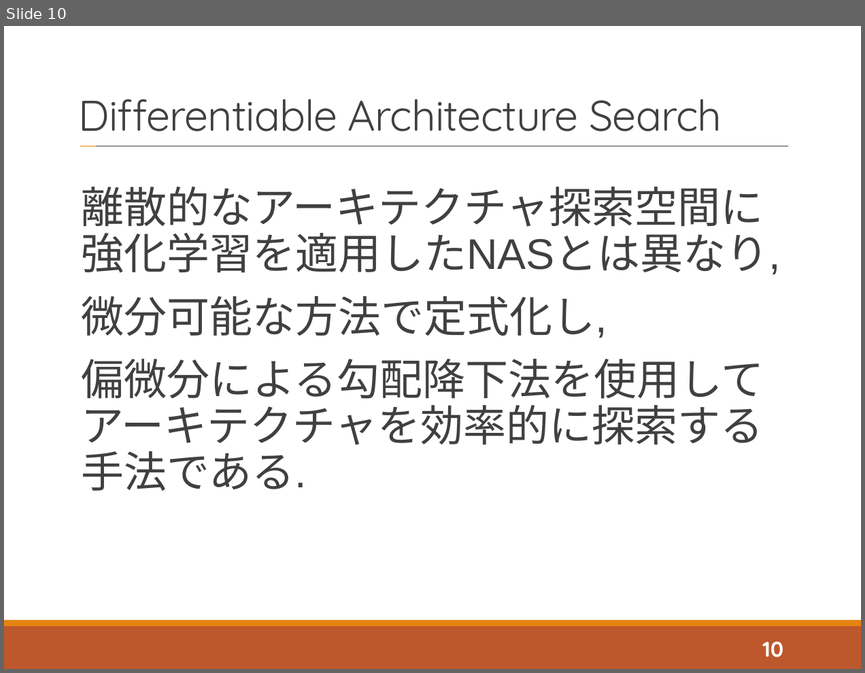
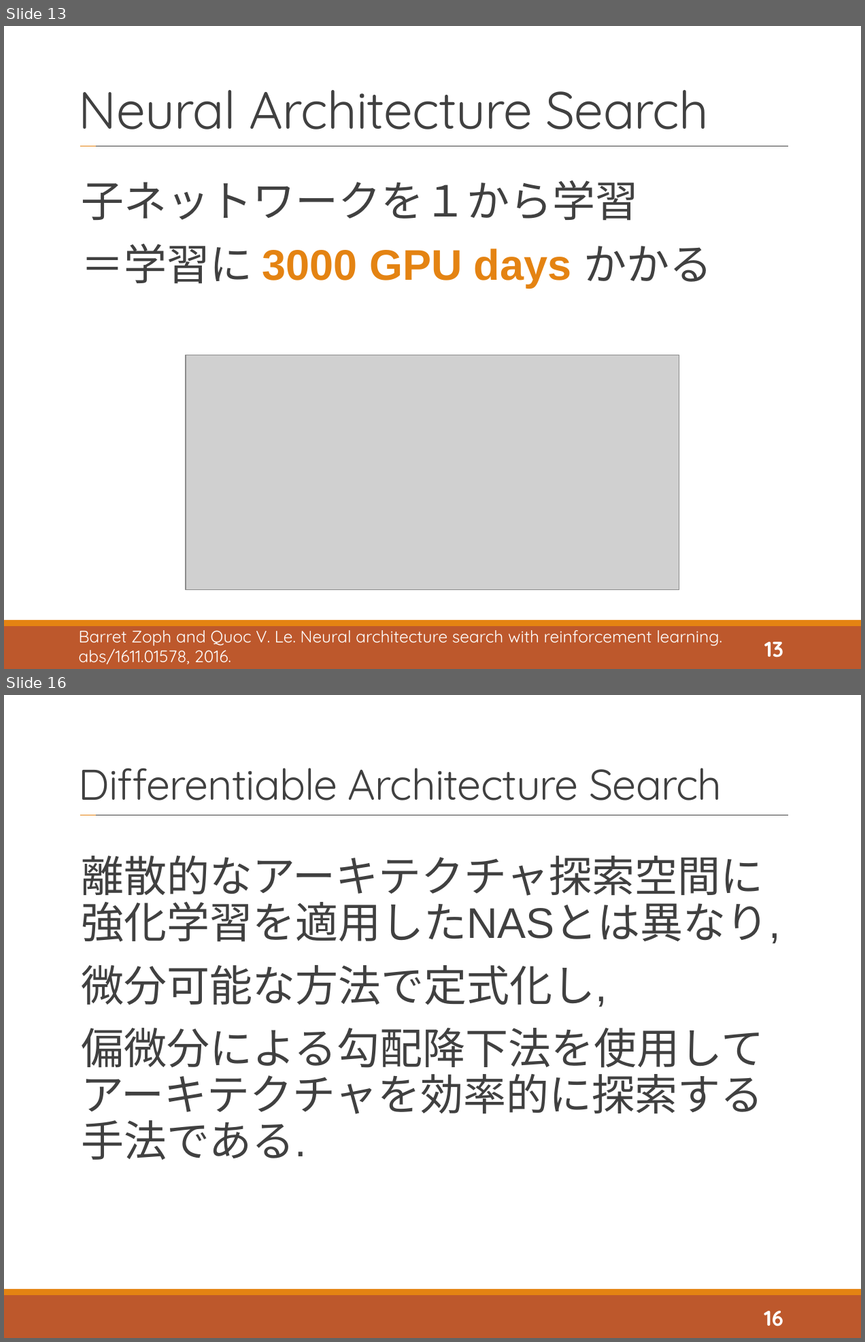
Before and after one commit to tatsuya-sugiyama/WeeklyReport, a slide deck: report/2020後期/2020_2nd_sugiyama.pptx. Shown one above the other, each under a label of ours: slide 10 before the commit, slides 13 and 16 after it; the slides between them are not shown. The pictures are 865x673 and 865x1342 pixels, drawn with LibreOffice and Linux fonts; fonts in the diff are those of the drawing; grey boxes stand for pictures. Boxes give left, top, right and bottom in pixels: in the first picture for what was removed or moved away, otherwise in the second. Text is boxed around its words. In the diff, an @@ line names an element or a change of style, - is before the commit and + after.

```diff
--- a/report/2020後期/2020_2nd_sugiyama.pptx
+++ b/report/2020後期/2020_2nd_sugiyama.pptx
@@ slide 13 added at (4, 26, 861, 669), background #FFFFFF; not listed: 4 template elements that a slide beside it also shows @@
@@ title added at (79, 90, 709, 129), 44 pt, text #404040 @@
+Neural Architecture Search
@@ text added at (81, 180, 712, 287), 36 pt, text #404040 @@
+子ネットワークを１から学習
+＝学習に 3000 GPU days かかる
@@ picture added at (186, 355, 679, 590) @@
@@ text added at (79, 624, 722, 664), 14 pt, text #FFFFFF @@
+Barret Zoph and Quoc V. Le. Neural architecture search with reinforcement learning. abs/1611.01578, 2016.
@@ page number added at (764, 641, 783, 657), 18 pt, text #FFFFFF, bold @@
+13
@@ what was slide 10 is now slide 16 @@
@@ page number at (764, 1310, 783, 1326): text changed @@
-10
+16
```
Also in this commit, not shown: 11 slides changed, 7 other slides added, 2 other files.
